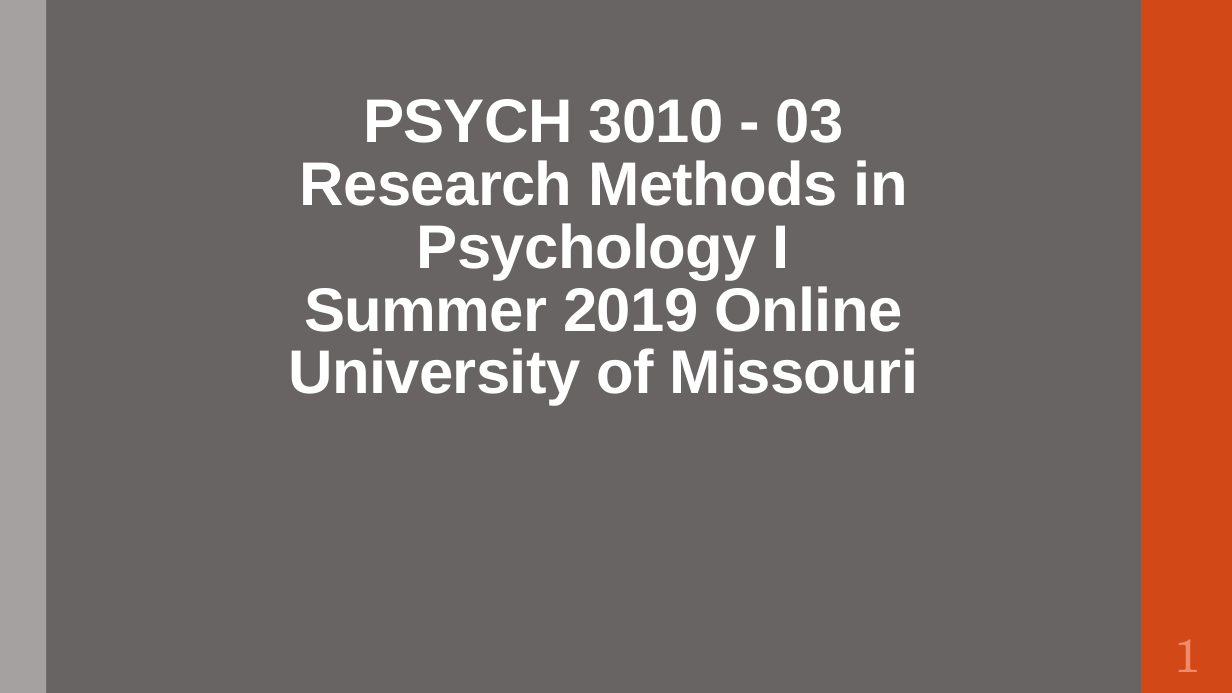
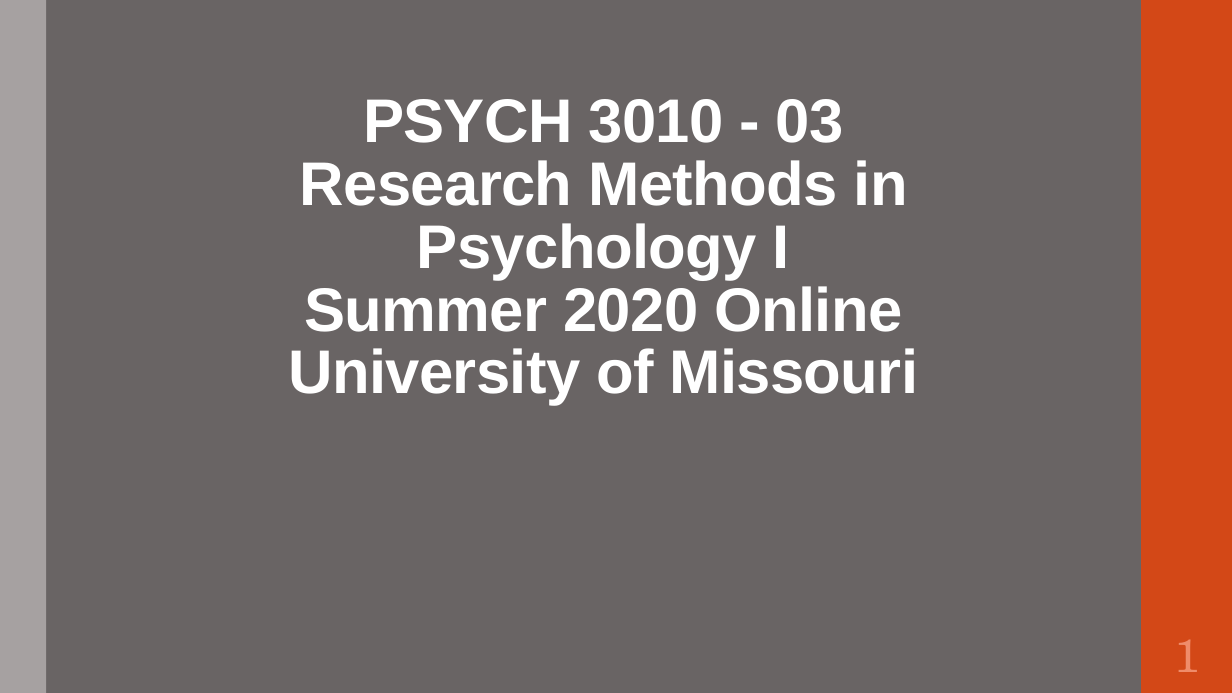
Before and after one commit to scofieldjohn/research_methods_in_psych, a slide deck: slide 1 of week0/week_zero_lecture.pptx. Drawn at 1232x693 pixels with LibreOffice and Linux fonts; fonts in the diff are those of the drawing. Boxes give left, top, right and bottom in pixels: in the first picture for what was removed or moved away, otherwise in the second. Text is boxed around its words. In the diff, an @@ line names an element or a change of style, - is before the commit and + after.

```diff
--- a/week0/week_zero_lecture.pptx
+++ b/week0/week_zero_lecture.pptx
@@ title at box(288, 99, 919, 405): text changed @@
-PSYCH 3010 - 03
-Research Methods in Psychology I
-Summer 2019 Online
-University of Missouri
+PSYCH 3010 - 03
+Research Methods in Psychology I
+Summer 2020 Online
+University of Missouri
```
Also in this commit, not shown: 2 other slides changed, 5 other files.
